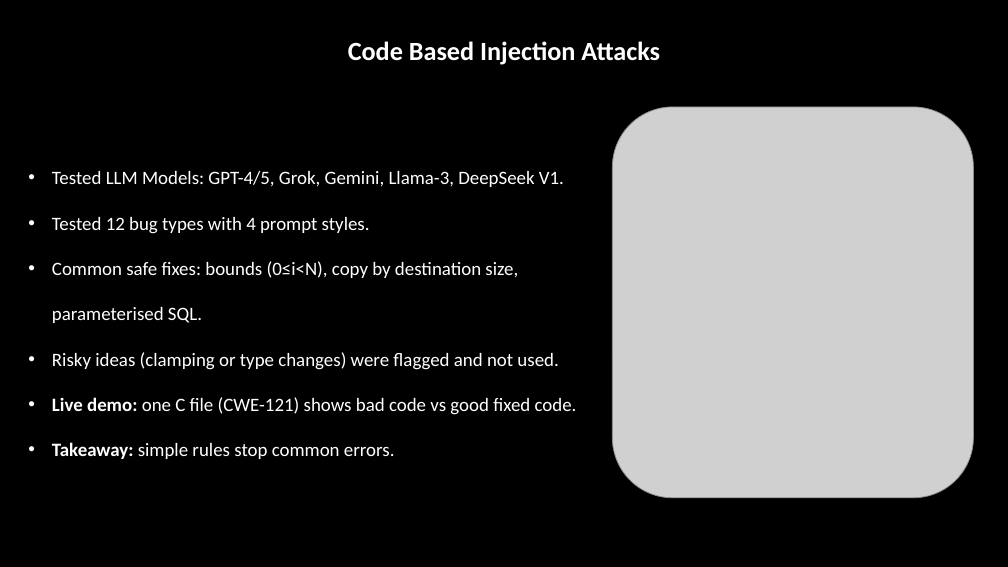
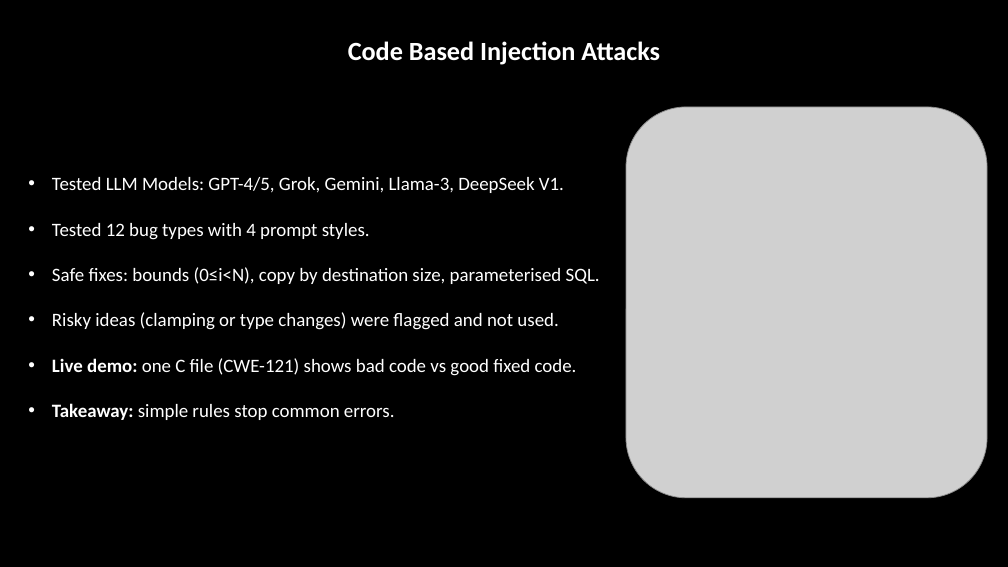
Before and after one commit to Arun-2208/Semester_4_CodeWork_and_CourseWork-, a slide deck: slide 7 of ICT80004-Internship_Project/FINAL PRESENTATION/ICT80004-Final_Project_Presentation_Arun_104837257.pptx. Drawn at 1008x567 pixels with LibreOffice and Linux fonts; fonts in the diff are those of the drawing; grey boxes stand for pictures; background and template pictures are left out. Boxes give left, top, right and bottom in pixels: in the first picture for what was removed or moved away, otherwise in the second. Text is boxed around its words. In the diff, an @@ line names an element or a change of style, - is before the commit and + after.

```diff
--- a/ICT80004-Internship_Project/FINAL PRESENTATION/ICT80004-Final_Project_Presentation_Arun_104837257.pptx
+++ b/ICT80004-Internship_Project/FINAL PRESENTATION/ICT80004-Final_Project_Presentation_Arun_104837257.pptx
@@ picture moved from (x1=613, y1=107, x2=974, y2=498) to (x1=626, y1=107, x2=988, y2=498) @@
@@ text at (x1=52, y1=267, x2=600, y2=284): text changed @@
-• Common safe fixes: bounds (0≤i<N), copy by destination size, parameterised SQL.
+• Safe fixes: bounds (0≤i<N), copy by destination size, parameterised SQL.
```
Also in this commit, not shown: 19 other slides changed, 3 other files.
